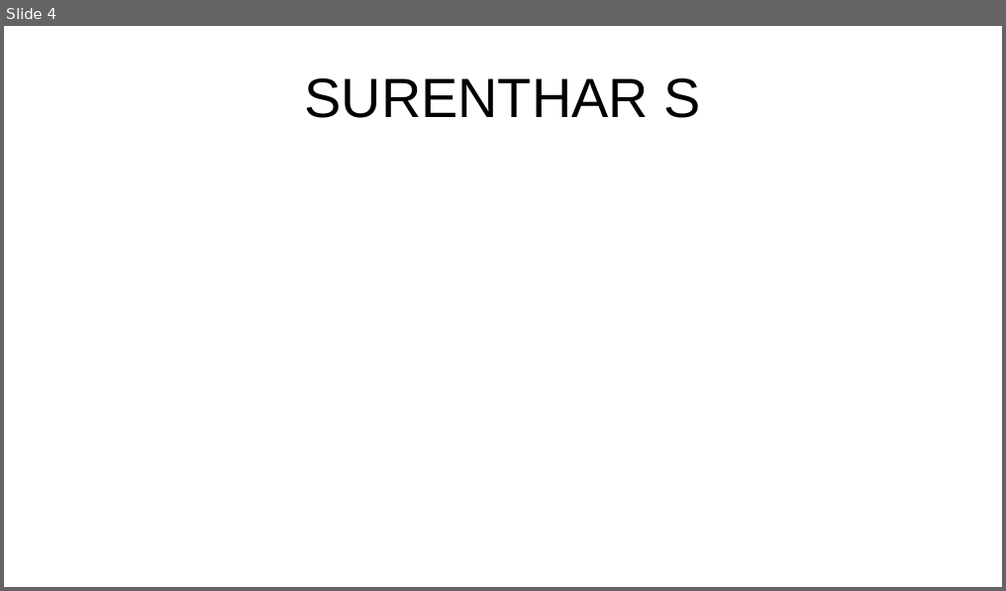
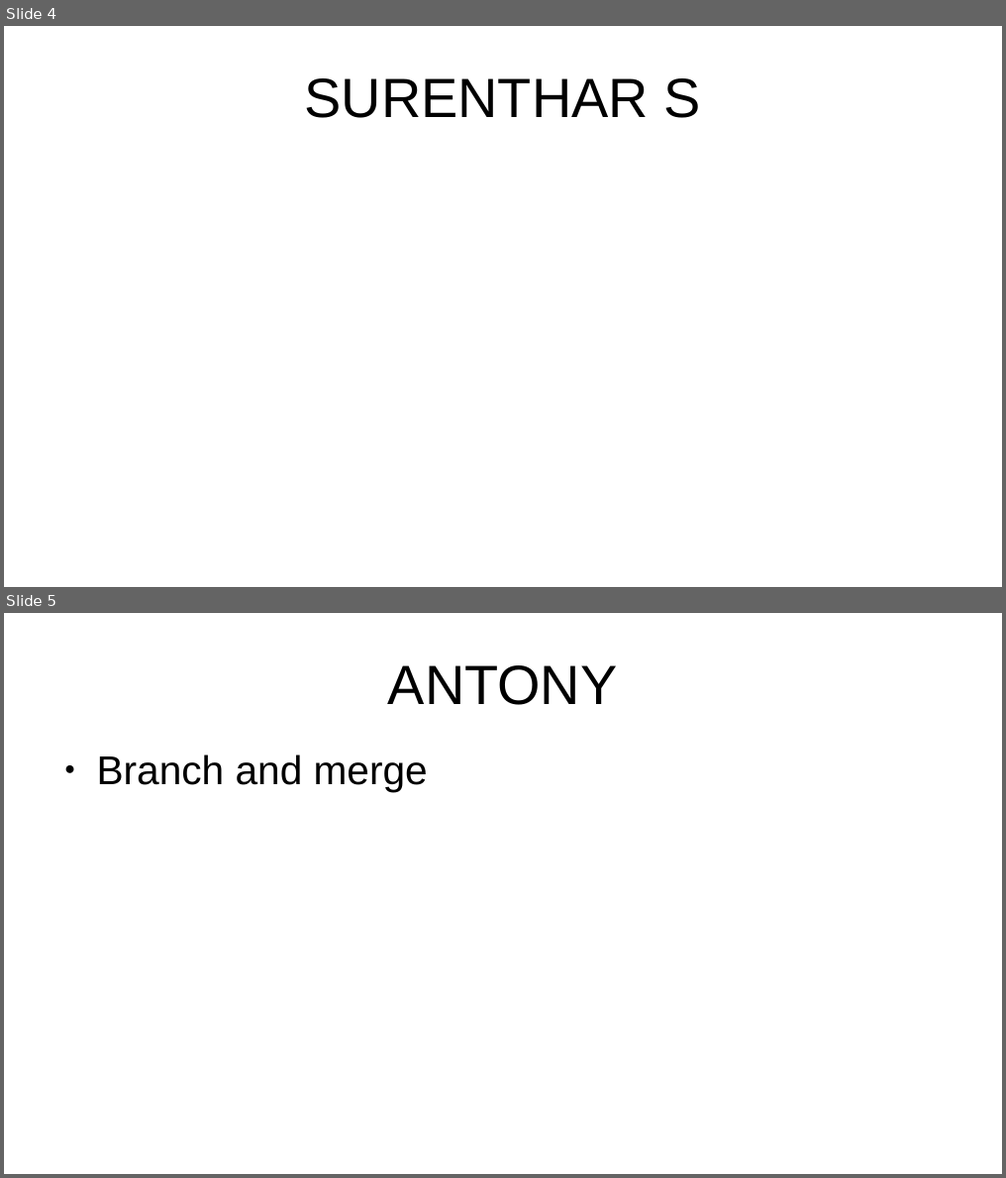
Before and after one commit to anubhavAnora/presentation, a slide deck: Presentation.odp. Shown one above the other, each under a label of ours: slide 4 before the commit, slides 4 and 5 after it. The pictures are 1006x591 and 1006x1178 pixels, drawn with LibreOffice and Linux fonts; fonts in the diff are those of the drawing. Boxes give left, top, right and bottom in pixels: in the first picture for what was removed or moved away, otherwise in the second. Text is boxed around its words. In the diff, an @@ line names an element or a change of style, - is before the commit and + after.

Commit message:
Added branch and merge

```diff
--- a/Presentation.odp
+++ b/Presentation.odp
@@ slide 5 added at (4, 613, 1002, 1174), background #FFFFFF @@
@@ title added at (388, 665, 618, 705), 44 pt, text #000000 @@
+ANTONY
@@ text added at (97, 755, 428, 792), 32 pt, text #000000 @@
+● Branch and merge
```
Also in this commit, not shown: 1 slide removed.
